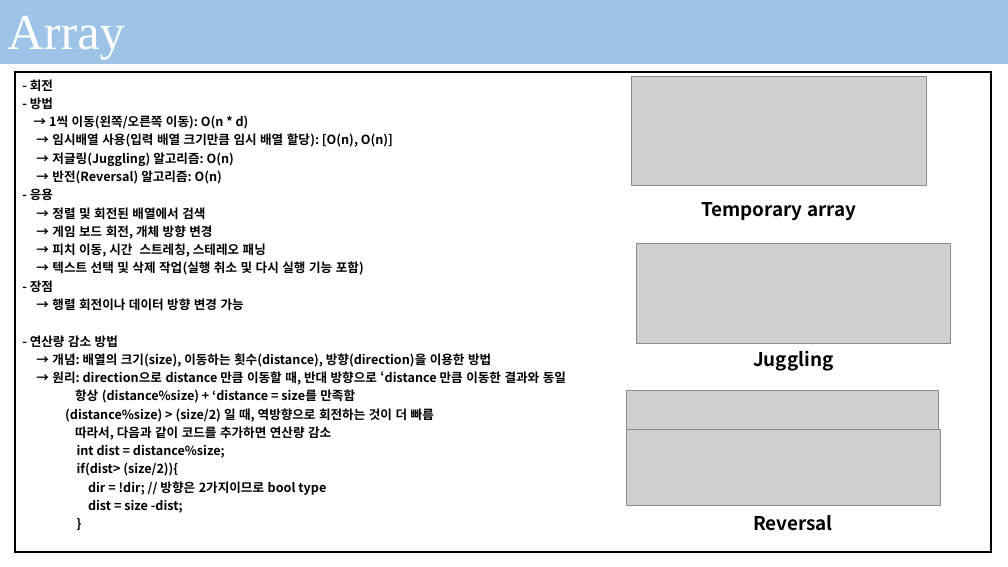
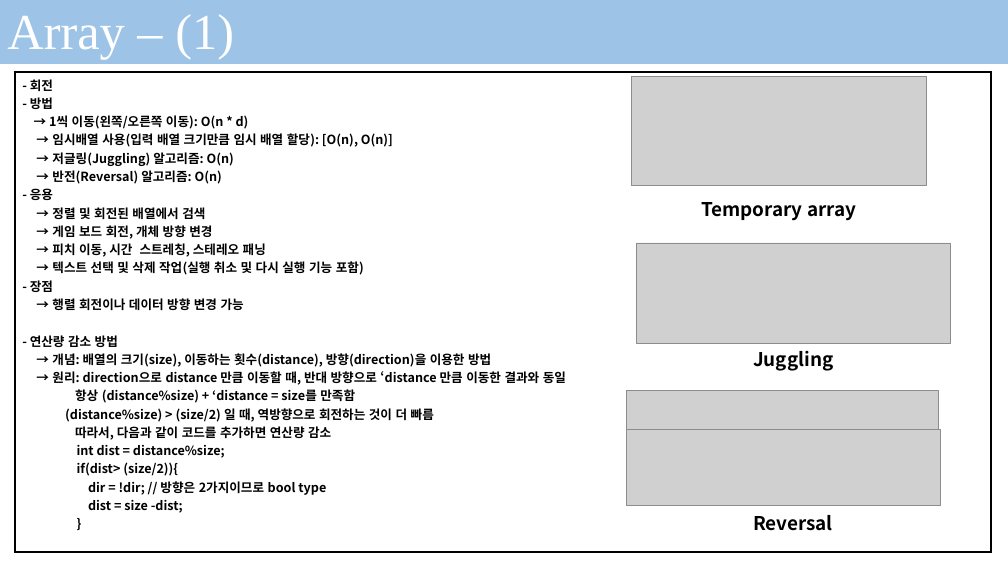
Before and after one commit to seonghokim/Study, a slide deck: slide 4 of Study Material/Algorithm in c++.pptx. Drawn at 1008x567 pixels with LibreOffice and Linux fonts; fonts in the diff are those of the drawing; grey boxes stand for pictures; background and template pictures are left out. Boxes give left, top, right and bottom in pixels: in the first picture for what was removed or moved away, otherwise in the second. Text is boxed around its words. In the diff, an @@ line names an element or a change of style, - is before the commit and + after.

```diff
--- a/Study Material/Algorithm in c++.pptx
+++ b/Study Material/Algorithm in c++.pptx
@@ text at (7, 14, 234, 59): text changed @@
-Array
+Array – (1)
```
Also in this commit, not shown: 4 slides added, 2 other files.
